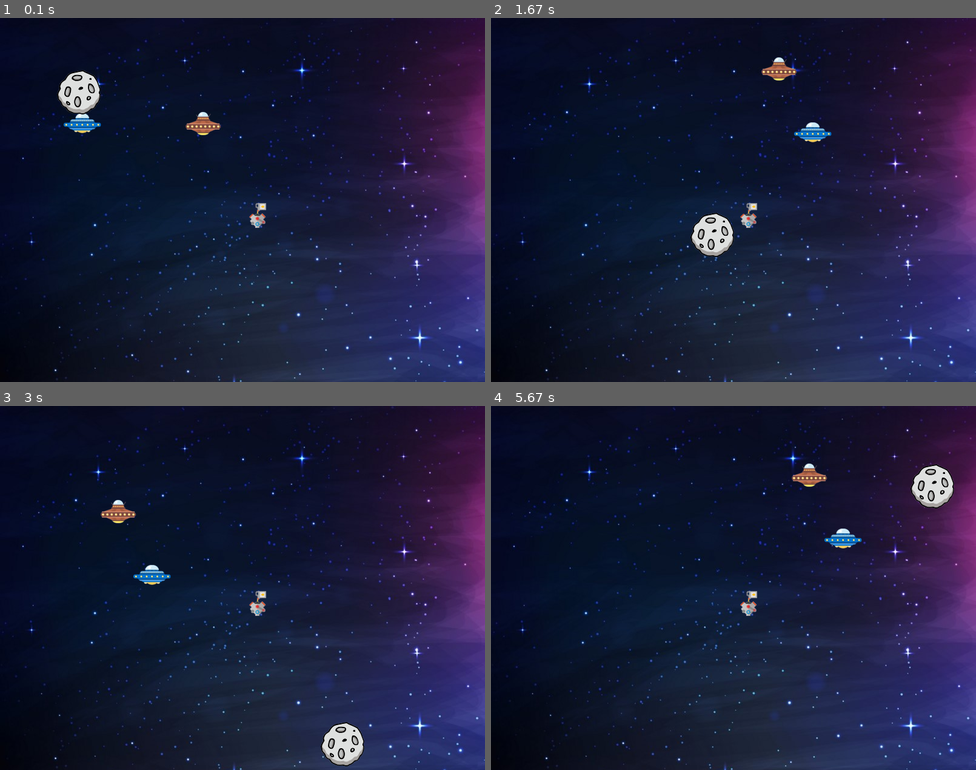
Above: before the commit, frames 1-4 (two rows, left to right).
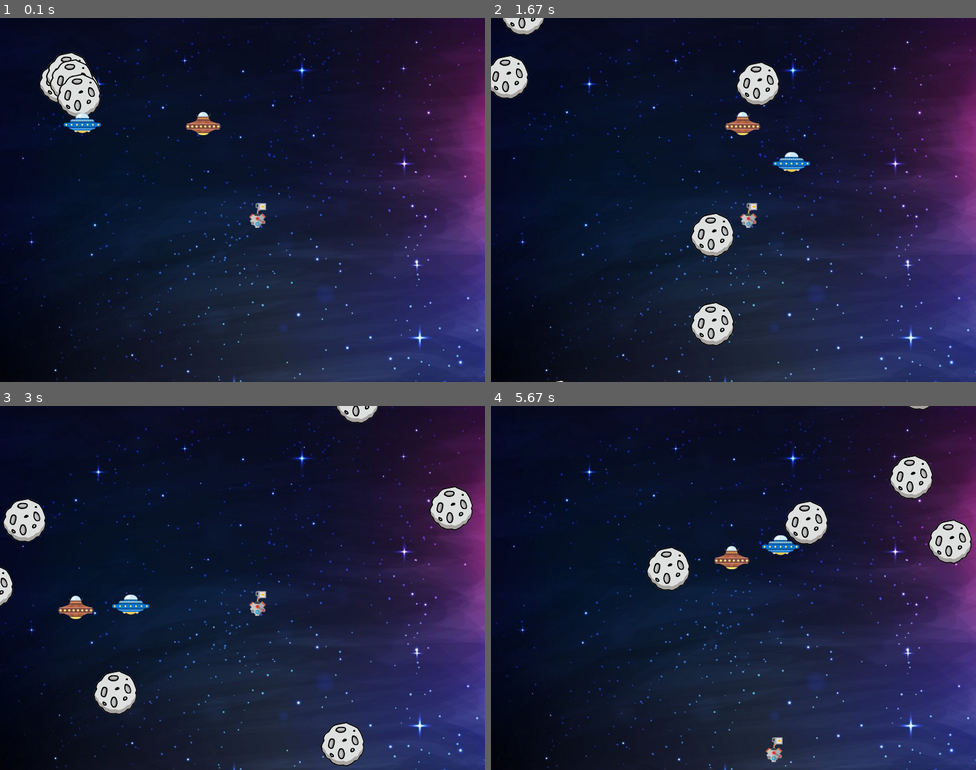
Above: after the commit, the same moments.

Repository: xu3cl40122/python_project
Game: pygame game, started from turtle/main.py
Two runs of this game, one before a commit and one after it. Both use one fixed random seed, a clock stepped at 60 frames per second and the inputs below.
Inputs:
- Up to frame 1 (0.1 s): no input
- Up to frame 2 (1.67 s): hold Right 0.33-0.8 s; hold Up 0.83-1.13 s; hold W 0.83-1.13 s; hold Right 1.17-1.63 s; hold D 1.17-1.63 s
- Up to frame 3 (3 s): hold Left 1.67-2.2 s; hold A 1.67-2.2 s; hold Down 2.23-2.53 s; hold S 2.23-2.53 s; hold Left 2.57-2.97 s; hold A 2.57-2.97 s
- Up to frame 4 (5.67 s): hold Up 3-3.37 s; hold W 3-3.37 s; hold Right 3.4-4.03 s; hold D 3.4-4.03 s; hold Down 4.07-4.43 s; hold S 4.07-4.43 s; hold Right 4.97-5.43 s; hold D 4.97-5.43 s; hold Up from 5.47 s (still down); hold W from 5.47 s (still down)

The runs differ from the first frame. In frame 1, 1.1% of the frame differs, in the area x 8-21%, y 9-28%; in frame 2, 3.6%; in frame 3, 3.9%; in frame 4, 5.0%, in the area x 32-100%, y 0-98%.

Commit message:
addrocks

Diff:
--- a/turtle/main.py
+++ b/turtle/main.py
@@ -5,7 +5,7 @@
 
 pygame.init()
 bg_size = [800, 600]
-move_size = [780,580]
+move_size = [770,570]
 screen = pygame.display.set_mode(bg_size)
 pygame.display.set_caption("mySecondGame")
 clock = pygame.time.Clock()
@@ -14,7 +14,10 @@
 coin = Object('./Asset1_ball/coin.png', 400, 300)
 p1 = Player('./Asset1_ball/sprite1.png',100,150,0,move_size)
 p2 = Player('./Asset1_ball/sprite2.png',300,150,0,move_size)
-rock = Rock('./Asset1_ball/rock.png', 60,60,[bg_size[0]+100,bg_size[1]+100])
+rock_list = []
+for i in range(0,6):
+    rock = Rock('./Asset1_ball/rock.png', 60,60,[bg_size[0]+100,bg_size[1]+100])
+    rock_list.append(rock)
 running = True
 while running:
     clock.tick(30)
@@ -25,12 +28,14 @@
     p1.checkCollisionCoin(coin)
     p2.checkCollisionCoin(coin)
     p1.checkCollideOther(p2)
-    p1.checkCollideRock(rock)
-    p2.checkCollideRock(rock)
-    rock.move()
+    for t in range(len(rock_list)):
+        p1.checkCollideRock(rock_list[t])
+        p2.checkCollideRock(rock_list[t])
+    for  j in range(len(rock_list)):
+        rock_list[j].move()
+        rock_list[j].blit_me(screen)
     p1.blit_me(screen)
     p2.blit_me(screen)
-    rock.blit_me(screen)
     pygame.display.update()
     for event in pygame.event.get():
         if event.type == pygame.QUIT:
